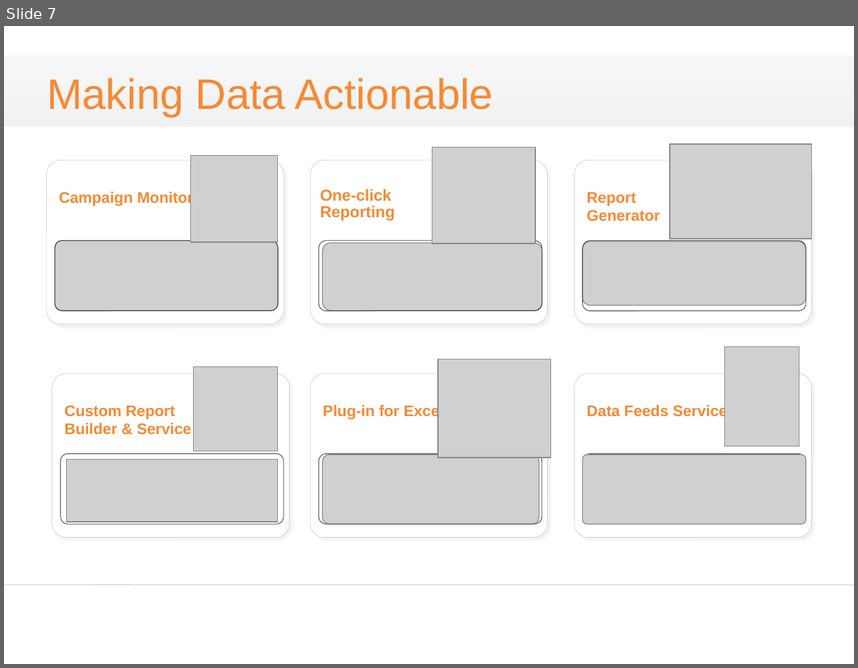
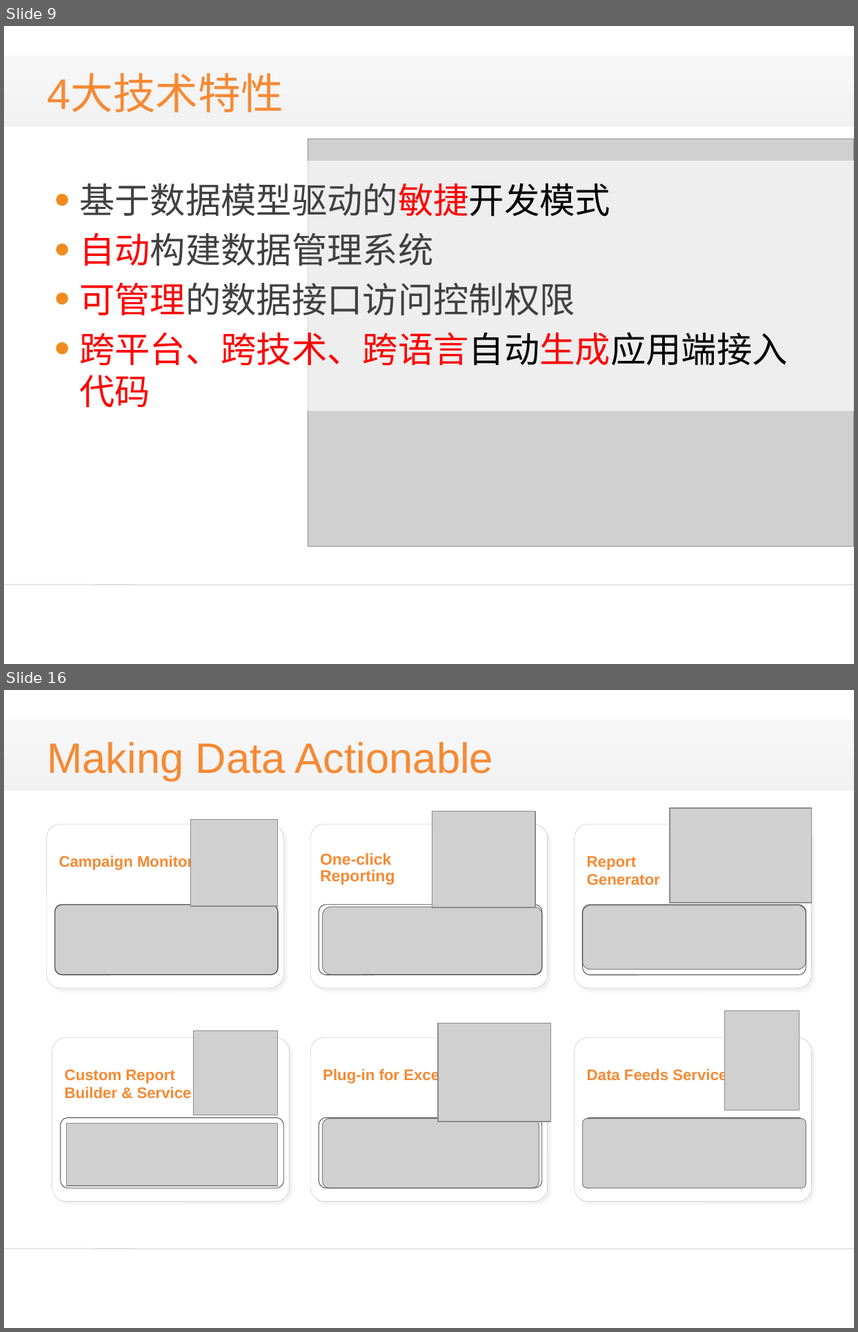
Before and after one commit to alucard263096/BP, a slide deck: bp3.pptx. Shown one above the other, each under a label of ours: slide 7 before the commit, slides 9 and 16 after it; the slides between them are not shown. The pictures are 858x668 and 858x1332 pixels, drawn with LibreOffice and Linux fonts; fonts in the diff are those of the drawing; grey boxes stand for pictures; background and template pictures are left out. Boxes give left, top, right and bottom in pixels: in the first picture for what was removed or moved away, otherwise in the second. Text is boxed around its words. In the diff, an @@ line names an element or a change of style, - is before the commit and + after.

```diff
--- a/bp3.pptx
+++ b/bp3.pptx
@@ slide 9 added at bbox=[4, 26, 854, 664], background #FFFFFF; not listed: 2 template elements that a slide beside it also shows @@
@@ title added at bbox=[47, 75, 283, 112], 36 pt, text #F68933 @@
+4大技术特性
@@ picture added at bbox=[308, 139, 854, 546] @@
@@ rectangle added at bbox=[4, 161, 854, 410], fill #FFFFFF at 64% opacity @@
@@ text added at bbox=[79, 183, 788, 407], 30 pt, text #404040 @@
+• 基于数据模型驱动的敏捷开发模式
+• 自动构建数据管理系统
+• 可管理的数据接口访问控制权限
+• 跨平台、跨技术、跨语言自动生成应用端接入代码
@@ what was slide 7 is now slide 16 @@
```
Also in this commit, not shown: 12 slides changed, 9 other slides added, 2 slides removed.
